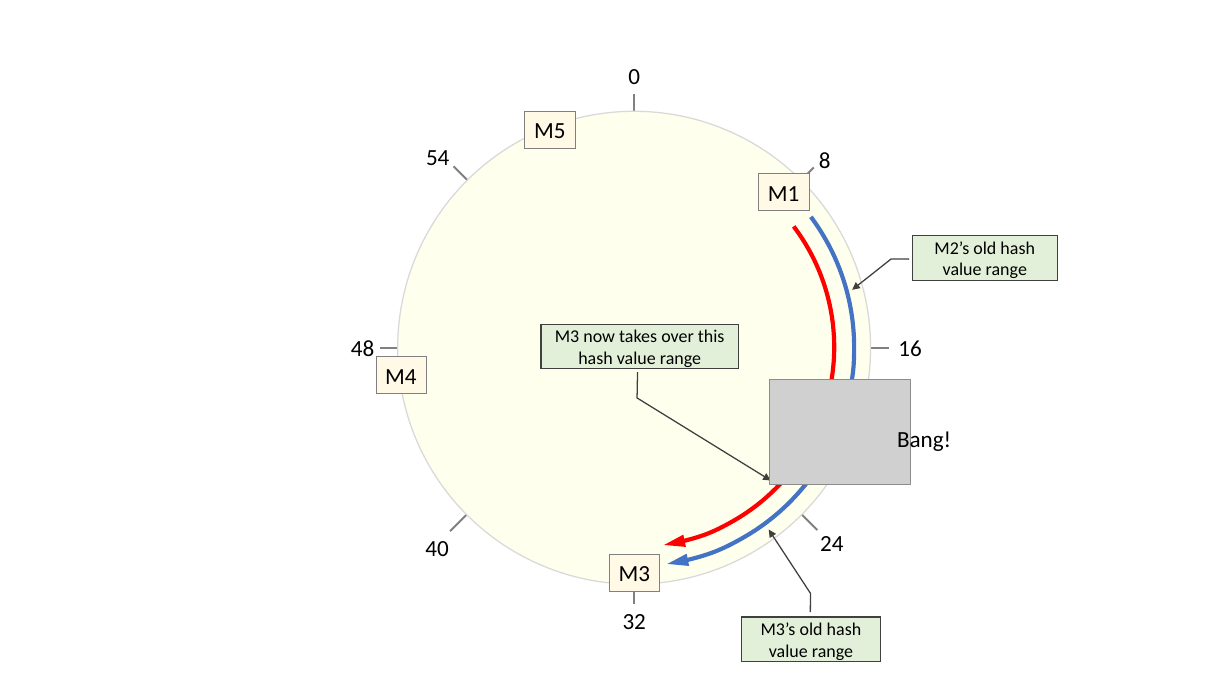
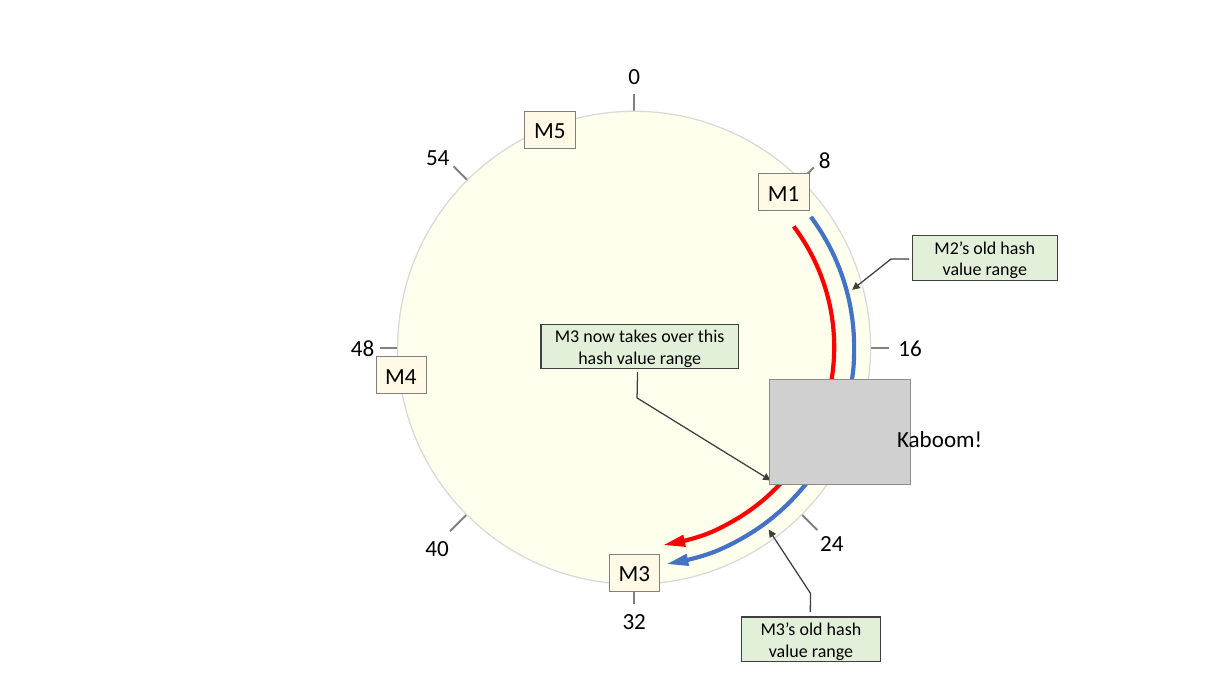
Before and after one commit to ChrisWhealy/DistributedSystemNotes, a slide deck: slide 126 of img/Diagrams.pptx. Drawn at 1232x693 pixels with LibreOffice and Linux fonts; fonts in the diff are those of the drawing; grey boxes stand for pictures. Boxes give left, top, right and bottom in pixels: in the first picture for what was removed or moved away, otherwise in the second. Text is boxed around its words. In the diff, an @@ line names an element or a change of style, - is before the commit and + after.

```diff
--- a/img/Diagrams.pptx
+++ b/img/Diagrams.pptx
@@ text at [897, 428, 982, 454]: text changed @@
-Bang!
+Kaboom!
```
Also in this commit, not shown: 1 other slide changed, 1 other file.
